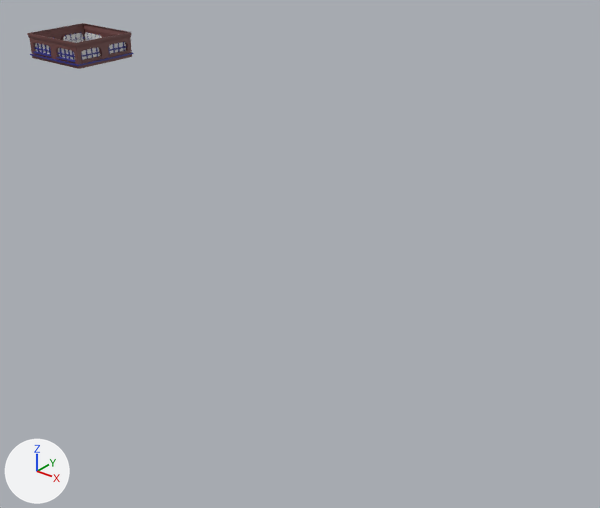
Two versions of the Blender file BlendFiles/misc.blend, one commit apart.
Rendered twice from a 50 mm camera at (5.21, -13.02, 10.35) aimed at (-5.64, 0.54, 1.94). Arrows for +X, +Y and +Z are at lower left; the lights stay in place. The same objects are shown in both versions, whatever each file hides.

Objects in the first picture: 'floor5.3'.
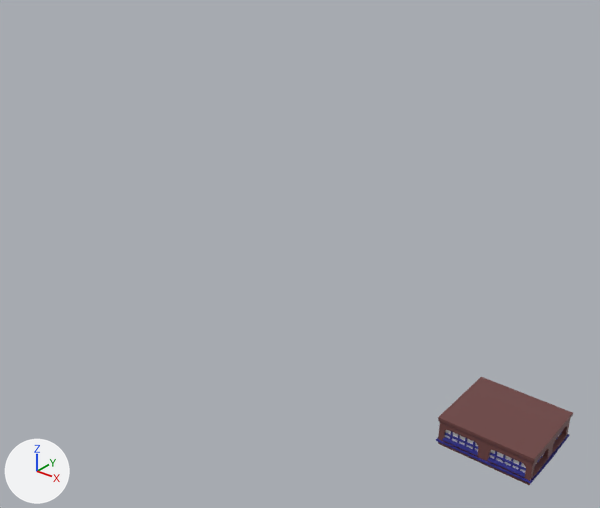
ob_floor5_0 is not drawn itself; it is the parent of ob_floor5_2, ob_floor5_4, ob_floor5_0decor, ob_floor5_2decor, ob_floor5_4decor, ob_floor5_0extras, ob_floor5_2extras, ob_floor5_4extras.

What differs and where, as boxes (x1, y1, x2, y2) in the pictures (600 x 508 px):
'floor5.3', reshaped, moved (28% wider, 132% taller)
    before: (27, 23, 134, 69)
    after: (436, 377, 573, 485)
part 1 of me_cube_052, added (brown)
    after: (441, 378, 571, 458)

The edits, one by one:
me_cube_052 has 167 vertices, 118 faces and spans x -1.023..0.0, y -0.917..0.0, z -0.331..0.318.
me_cube_052 is used by ob_floor5_3; parent ob_floor5_0; location (0.0, 0.0, 5.729).
Verts and faces of me_cube_052; kept vertices keep their numbers, new ones are numbered from 167.
Before the commit, vertices of me_cube_052: 0 (0.0, -0.873, 0.318) at pixel (51, 37), 1 (0.0, -0.873, -0.331) at pixel (55, 63), 2 (-0.979, 0.0, 0.318) at pixel (56, 28), 3 (-0.979, 0.0, -0.331), 4 (-0.979, -0.873, 0.318) at pixel (28, 33).
Before the commit, vertices of me_cube_052: 5 (-0.979, -0.873, -0.331) at pixel (32, 58).
Part 1, on me_cube_052:
New vertex 167 is at (0.0, 0.0, 0.318), pixel (506, 414).
New vertex 168 is at (0.0, 0.0, -0.331).
New faces: (0, 167, 2, 4), (1, 5, 3, 168) (mat_material2 (brown #6e4442)).
Object 'floor5.0' (ob_floor5_0) moves from (-13.18, 0.704, 1.0) to (0.0, 0.0, 0.0).
In object 'floor5.3' (ob_floor5_3), parent is no longer ob_floor5_0.
In object 'floor5.3' (ob_floor5_3), matrix_parent_inverse is no longer Matrix(((1.0, 0.0, 0.0, 0.0), (0.0, 1.0, 0.0, 0.0), (0.0, 0.0, 1.0, -1.0), (0.0, 0.0, 0.0, 1.0))).
Object 'floor5.3' (ob_floor5_3) moves from (0.0, 0.0, 5.729) to (0.0, 0.0, 0.0).
